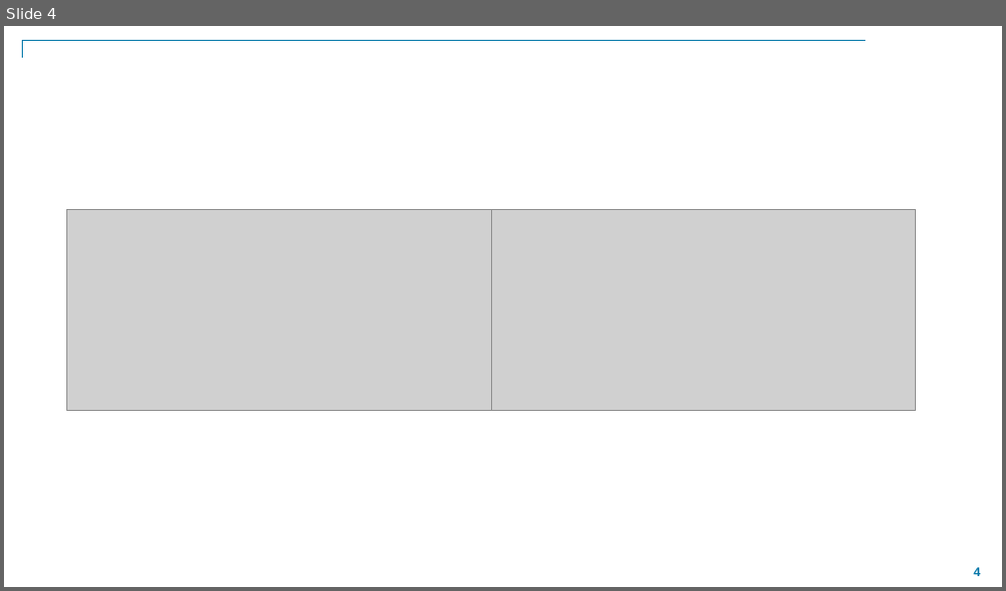
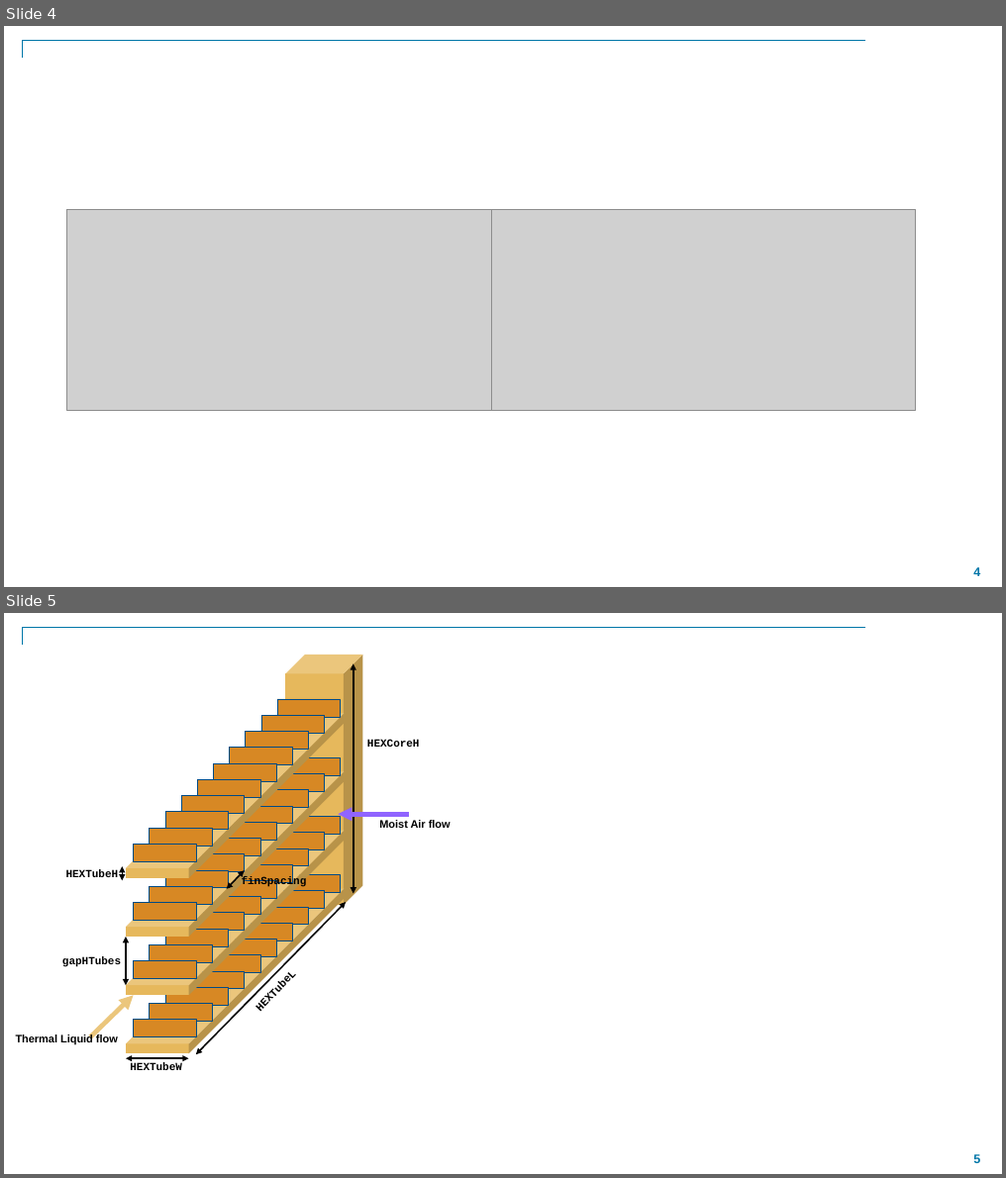
Before and after one commit to mathworks/thermal_management_tutorial, a slide deck: Docs/images.pptx. Shown one above the other, each under a label of ours: slide 4 before the commit, slides 4 and 5 after it. The pictures are 1006x591 and 1006x1178 pixels, drawn with LibreOffice and Linux fonts; fonts in the diff are those of the drawing; grey boxes stand for pictures; background and template pictures are left out. Boxes give left, top, right and bottom in pixels: in the first picture for what was removed or moved away, otherwise in the second. Text is boxed around its words. In the diff, an @@ line names an element or a change of style, - is before the commit and + after.

```diff
--- a/Docs/images.pptx
+++ b/Docs/images.pptx
@@ slide 5 added at box(4, 613, 1002, 1174), background #FFFFFF; not listed: 2 template elements that a slide beside it also shows @@
@@ cube added at box(285, 655, 362, 905), fill #E6B85C @@
@@ double arrow added from (353, 663) to (353, 894), #000000 1.5 pt @@
@@ text added at box(367, 739, 420, 747), 10.5 pt, text #000000, bold @@
+HEXCoreH
@@ arrow added from (409, 814) to (338, 814), #9064FF 4.5 pt @@
@@ text added at box(379, 820, 450, 828), 10.5 pt, text #000000, bold @@
+Moist Air flow
@@ group added at box(126, 699, 344, 878): 10 rectangles, 1 cube @@
@@ text added at box(66, 869, 119, 877), 10.5 pt, text #000000, bold @@
+HEXTubeH
@@ double arrow added from (122, 881) to (122, 866), #000000 1.5 pt @@
@@ double arrow added from (245, 870) to (227, 889), #000000 1.5 pt @@
@@ text added at box(242, 876, 307, 887), 10.5 pt, text #000000, bold @@
+finSpacing
@@ group added at box(126, 758, 344, 937): 10 rectangles, 1 cube @@
@@ double arrow added from (346, 902) to (196, 1055), #000000 1.5 pt @@
@@ double arrow added from (126, 986) to (126, 937), #000000 1.5 pt @@
@@ text added at box(62, 958, 121, 967), 10.5 pt, text #000000, bold @@
+gapHTubes
@@ group added at box(126, 817, 344, 995): 10 rectangles, 1 cube @@
@@ text added at box(245, 947, 318, 1022), 10.5 pt, text #000000, bold @@
+HEXTubeL
@@ arrow added from (90, 1038) to (134, 995), #EBC67C 4.5 pt @@
@@ group added at box(126, 875, 344, 1054): 10 rectangles, 1 cube @@
@@ text added at box(16, 1035, 118, 1046), 10.5 pt, text #000000, bold @@
+Thermal Liquid flow
@@ double arrow added from (189, 1059) to (126, 1059), #000000 1.5 pt @@
@@ text added at box(130, 1062, 182, 1070), 10.5 pt, text #000000, bold @@
+HEXTubeW
```
Also in this commit, not shown: 1 other slide added, 5 other files.
